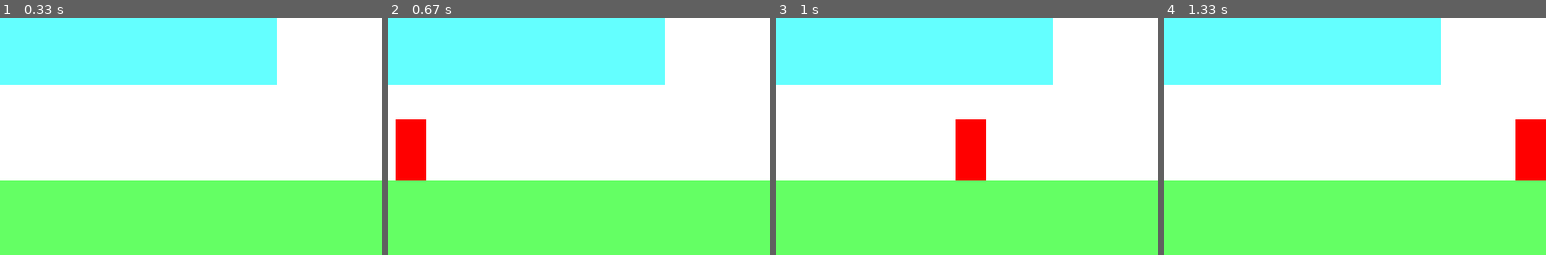
Above: before the commit, frames 1-4 (left to right).
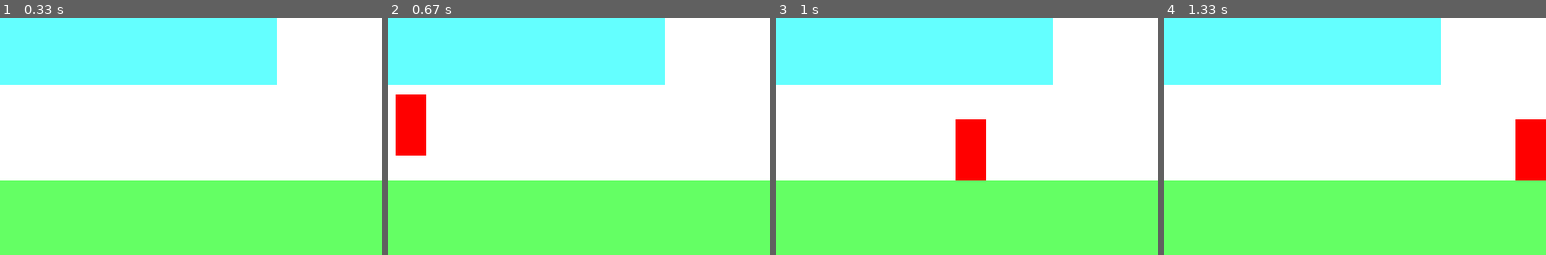
Above: after the commit, the same moments.

Repository: xandeco024/minicurso-pygame
Game: pygame game, started from Aula 2.py
Same seed, same stepped clock (60 frames per second), same inputs: the game is played once before the commit and once after it.
Inputs:
- Up to frame 1 (0.33 s): no input
- Up to frame 2 (0.67 s): hold Space from 0.33 s (still down); hold D from 0.33 s (still down)
- Up to frame 3 (1 s): release Space at 0.8 s; release D at 0.8 s; hold D from 0.83 s (still down)
- Up to frame 4 (1.33 s): release D at 1.3 s
The pictures show only the part of the screen within x 32-82%, y 46-96%; the shares and areas given below are measured in that part.

Frame 1 is identical in both runs. In frame 2, 1.7% of the frame differs, in the area x 2-10%, y 32-69%; in frame 3, nothing differs; in frame 4, nothing differs.

Commit message:
colisão funcional e simplificada. pedro entendeu

Diff:
--- /dev/null
+++ b/Aula 1 para 2.py
@@ -0,0 +1,130 @@
+#Aula 1: Conhecendo o pygame.
+#Compreendendo o loop principal, desenhos e eventos.
+
+#Importando a biblioteca pygame
+import pygame
+
+#Inicializando os módulos do pygame (como se você estivesse ligando os interruptores da sua casa, os eletrodomesticos e etc... antes de começar a utiliza-la)
+pygame.init()
+
+#Definindo a largura e altura da tela
+largura = 800
+altura = 600
+
+#Criando a tela e definindo o titulo.
+tela = pygame.display.set_mode((largura, altura))
+pygame.display.set_caption('projeto pygame')
+
+#criando jogador
+jogadorXInicial = 100
+jogadorYInicial = 300
+
+jogadorLargura = 50
+jogadorAltura = 100
+
+jogadorRect = pygame.Rect(jogadorXInicial, jogadorYInicial, jogadorLargura, jogadorAltura) #cria um retangulo que representa o jogador
+jogadorCor = (200, 105, 19)
+
+jogadorVelocidade = 10
+jogadorEixos = [0, 0]
+
+forcaPulo = 20
+noChao = False
+
+gravidade = 1
+
+
+blocoRect = pygame.Rect(0, 500, 700, 100)
+blocoCor = (100, 100, 255)
+
+#Criando o loop principal
+rodando = True
+
+clock = pygame.time.Clock()
+fps = 60
+
+while rodando: #enquanto rodando for verdadeiro, o jogo continuará rodando.
+
+    clock.tick(fps)
+
+    #Verificando se o usuário clicou no botão de fechar a janela
+    for event in pygame.event.get():
+        if event.type == pygame.QUIT:
+            rodando = False #se clicou no botão de fechar a janela, rodando se torna falso e o jogo para de rodar.
+
+        if event.type == pygame.KEYDOWN:
+            if event.key == pygame.K_SPACE and noChao == True:
+                #pula
+                noChao = False
+                jogadorEixos[1] -= forcaPulo
+
+    teclas = pygame.key.get_pressed() #pega todas as teclas, que estão sendo pressionadas ou não
+
+    if teclas[pygame.K_RIGHT] == True: #se a tecla direita estiver sendo pressionada
+        #jogadorRect.x += jogadorVelocidade #mova o jogador para a direita
+        jogadorEixos[0] = jogadorVelocidade
+
+    elif teclas[pygame.K_LEFT] == True: #se a tecla esquerda estiver sendo pressionada
+        #jogadorRect.x -= jogadorVelocidade #mova o jogador para a esquerda
+        jogadorEixos[0] = -jogadorVelocidade
+
+    else:
+        jogadorEixos[0] = 0
+
+    '''if teclas[pygame.K_SPACE] == True and noChao == True:
+        #pula
+        noChao = False
+        jogadorEixos[1] -= forcaPulo'''
+
+    '''if teclas[pygame.K_UP] == True: #se a tecla cima estiver sendo pressionada
+        #jogadorRect.y -= jogadorVelocidade #mova o jogador para cima
+        jogadorEixos[1] = -jogadorVelocidade
+
+    elif teclas[pygame.K_DOWN] == True: #se a tecla baixo estiver sendo pressionada
+        #jogadorRect.y += jogadorVelocidade #mova o jogador para baixo
+        jogadorEixos[1] = jogadorVelocidade
+
+    else:
+        jogadorEixos[1] = 0'''
+
+    jogadorRect.x += jogadorEixos[0]
+
+    if jogadorRect.colliderect(blocoRect):
+        if jogadorEixos[0] > 0:
+            jogadorRect.right = blocoRect.left
+        elif jogadorEixos[0] < 0:
+            jogadorRect.left = blocoRect.right
+
+    if not noChao:
+        jogadorEixos[1] += gravidade
+
+    jogadorRect.y += jogadorEixos[1]
+
+    if jogadorRect.colliderect(blocoRect):
+        if jogadorEixos[1] > 0:
+            jogadorRect.bottom = blocoRect.top
+            jogadorEixos[1] = 0
+            noChao = True
+        elif jogadorEixos[1] < 0:
+            jogadorRect.top = blocoRect.bottom
+
+
+    if jogadorRect.colliderect(blocoRect):
+        jogadorCor = (255, 0, 0)
+
+    else:
+        jogadorCor = (200, 105, 19)
+
+    #print(jogadorEixos)
+    print(noChao)
+
+    #Preenchendo a tela com a cor branca, como apagando uma lousa.
+    tela.fill((255, 255, 255))
+
+    pygame.draw.rect(tela, blocoCor, blocoRect)
+
+    #Desenhando um retangulo na tela
+    pygame.draw.rect(tela, jogadorCor, jogadorRect) #desenha na TELA, com a COR DO JOGADOR, um RETANGULO na POSIÇÃO DO JOGADOR, com sua ALTURA E LARGURA.
+
+    #Atualizando a tela (como se você estivesse virando a pagina de um caderno)
+    pygame.display.update()
--- a/Aula 2.py
+++ b/Aula 2.py
@@ -1,4 +1,4 @@
-#Aula 1: Conhecendo o pygame.
+#Aula 2: Conhecendo o pygame.
 #Compreendendo o loop principal, desenhos e eventos.
 
 #Importando a biblioteca pygame
@@ -35,7 +35,7 @@
 noChao = False
 
 chaoRect = pygame.Rect(0, 500, 800, 100)
-paredeRect = pygame.Rect(250, 300, 300, 100)
+blocoRect = pygame.Rect(250, 300, 300, 100)
 
 #Criando o loop principal
 rodando = True
@@ -52,12 +52,6 @@
         if event.type == pygame.QUIT:
             rodando = False #se clicou no botão de fechar a janela, rodando se torna falso e o jogo para de rodar.
 
-        if event.type == pygame.KEYDOWN:
-            if event.key == pygame.K_SPACE and noChao == True:
-                movimentoJogador[1] -= forcaPulo
-                noChao = False
-                print('pulou')
-
     teclas = pygame.key.get_pressed() #pega todas as teclas, que estão sendo pressionadas ou não
 
     if teclas[pygame.K_a] == True: #se a tecla esquerda estiver sendo pressionada
@@ -69,6 +63,13 @@
     else:
         movimentoJogador[0] = 0
 
+    if teclas[pygame.K_SPACE] == True and noChao == True:
+        movimentoJogador[1] -= forcaPulo
+        noChao = False
+        print('pulou')
+
+
+    #como será um jogo de plataforma, o jogador não se moverá livremente no eixo Y. tornando desnecessária essa parte do código.
     '''if teclas[pygame.K_UP] == True: #se a tecla cima estiver sendo pressionada
         movimentoJogador[1] = -velocidadeJogador
 
@@ -80,15 +81,15 @@
 
     jogadorRect.x += movimentoJogador[0]
 
-    if jogadorRect.colliderect(paredeRect) == True:
+    if jogadorRect.colliderect(blocoRect) == True:
         jogadorCor = (0, 0, 255)
 
         if movimentoJogador[0] > 0: #colisão com a direita
-            jogadorRect.x = paredeRect.x - jogadorRect.width
+            jogadorRect.x = blocoRect.x - jogadorRect.width
             movimentoJogador[0] = 0
 
         elif movimentoJogador[0] < 0: #esquerda
-            jogadorRect.x = paredeRect.x + paredeRect.width
+            jogadorRect.x = blocoRect.x + blocoRect.width
             movimentoJogador[0] = 0
 
     if not noChao:
@@ -96,15 +97,15 @@
 
     jogadorRect.y += movimentoJogador[1]
 
-    if jogadorRect.colliderect(paredeRect) == True:
+    if jogadorRect.colliderect(blocoRect) == True:
         jogadorCor = (0, 0, 255)
 
         if movimentoJogador[1] > 0: #colisão com o chão
-            jogadorRect.y = paredeRect.y - jogadorRect.height
+            jogadorRect.y = blocoRect.y - jogadorRect.height
             movimentoJogador[1] = 0
 
         elif movimentoJogador[1] < 0: #colisão com o teto
-            jogadorRect.y = paredeRect.y + paredeRect.height
+            jogadorRect.y = blocoRect.y + blocoRect.height
             movimentoJogador[1] = 0
 
     if jogadorRect.colliderect(chaoRect) == True:
@@ -113,27 +114,15 @@
         if movimentoJogador[1] > 0:
             jogadorRect.y = chaoRect.y - jogadorRect.height
             movimentoJogador[1] = 0
+            noChao = True #se o jogador está no chão, noChao é verdadeiro.
 
-    if jogadorRect.y + jogadorRect.height >= chaoRect.y:
-        noChao = True
-
-    else:
-        noChao = False
-
-    #print(jogadorRect.x, jogadorRect.y)
-    #print(noChao)
     print(movimentoJogador)
 
-
-    #Preenchendo a tela com a cor branca, como apagando uma lousa.
     tela.fill((255, 255, 255))
 
-    #Desenhando um retangulo na tela
+    pygame.draw.rect(tela, (100, 255, 100), chaoRect)
+    pygame.draw.rect(tela, (100, 255, 255), blocoRect)
 
-    pygame.draw.rect(tela, (100, 255, 100), chaoRect)
-    pygame.draw.rect(tela, (100, 255, 255), paredeRect)
+    pygame.draw.rect(tela, jogadorCor, jogadorRect)
 
-    pygame.draw.rect(tela, jogadorCor, jogadorRect) #desenha na TELA, com a COR DO JOGADOR, um RETANGULO na POSIÇÃO DO JOGADOR, com sua ALTURA E LARGURA.
-
-    #Atualizando a tela (como se você estivesse virando a pagina de um caderno)
     pygame.display.update()
--- a/Aula Tileset.py
+++ b/Aula Tileset.py
@@ -14,6 +14,8 @@
 #Criando a tela e definindo o titulo.
 tela = pygame.display.set_mode((largura, altura))
 pygame.display.set_caption('projeto pygame')
+
+gravidade = 1
 
 #criando jogador
 
@@ -33,13 +35,15 @@
         self.velocidade = 10 #define a velocidade que o jogador terá
         self.velocidadeXY = [0, 0] #define os eixos x e y, que serão utilizados para movimentar o jogador, colisão e animação
 
+        self.forcaPulo = 10 #define a força do pulo
+
     def Desenhar(self):
         tela.blit(self.image, self.rect) #desenha a imagem do jogador na tela, na posição do rect do jogador
 
     def DesenharColisor(self):
         pygame.draw.rect(tela, (255, 0, 0), self.rect, 2) #desenha o rect do jogador na tela
 
-    def Movimento(self):
+    def Movimento(self, rectsColisao):
 
         teclas = pygame.key.get_pressed() #pega todas as teclas, que estão sendo pressionadas ou não
 
@@ -73,7 +77,28 @@
 
         #aplica o movimento no jogador
         self.rect.x += self.velocidadeXY[0]
+
+        for rect in rectsColisao: #loop para verificar se o jogador está colidindo horizontalmente com cada um dos tiles que tem colisão.
+            if self.rect.colliderect(rect) == True:
+                if self.velocidadeXY[0] > 0: #colisão com a direita
+                    self.rect.right = rect.left
+                    self.velocidadeXY[0] = 0
+
+                elif self.velocidadeXY[0] < 0: #colisão com a esquerda
+                    self.rect.left = rect.right
+                    self.velocidadeXY[0] = 0
+
         self.rect.y += self.velocidadeXY[1]
+
+        for rect in rectsColisao: #loop para verificar se o jogador está colidindo verticalmente com cada um dos tiles que tem colisão.
+            if self.rect.colliderect(rect) == True:
+                if self.velocidadeXY[1] > 0: #colisão com o chão
+                    self.rect.bottom = rect.top
+                    self.velocidadeXY[1] = 0
+
+                elif self.velocidadeXY[1] < 0: #colisão com o teto
+                    self.rect.top = rect.bottom
+                    self.velocidadeXY[1] = 0
 
         #fazer gracinha ver se conseguem coocar pra movimentar no wasd e nas setas.
 
@@ -145,7 +170,7 @@
 
     tilemap.DesenharTilemap()
 
-    jogador.Movimento()
+    jogador.Movimento(tilemap.tilesColisao)
     jogador.DesenharColisor()
     jogador.Desenhar()
 
